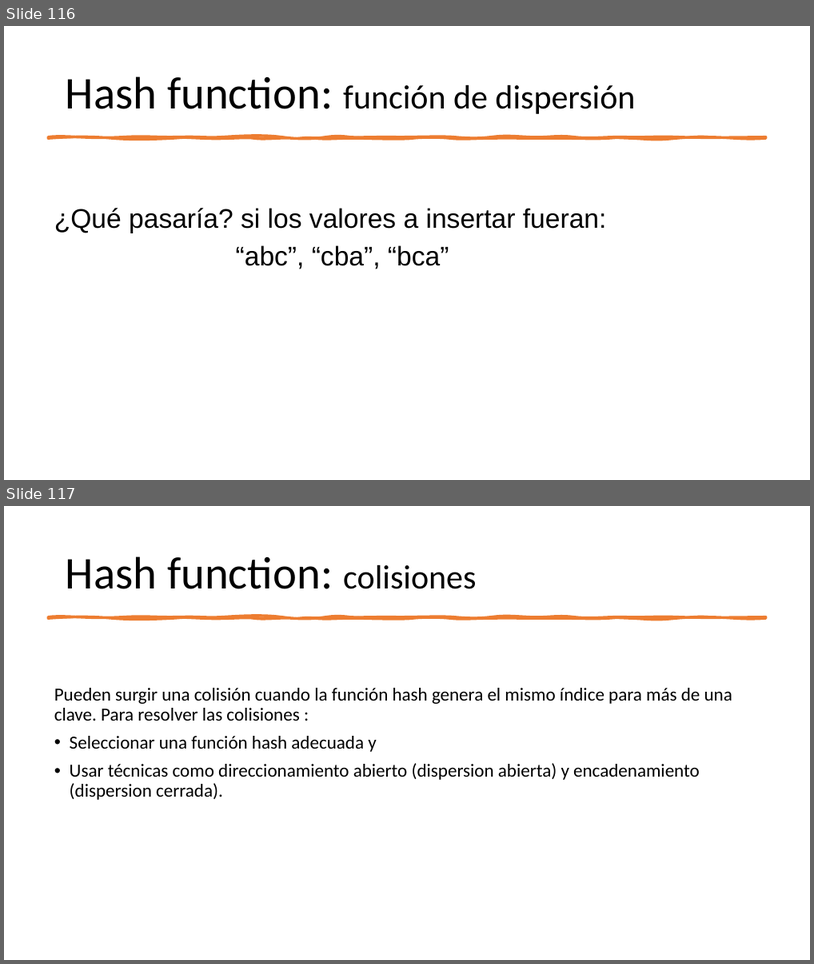
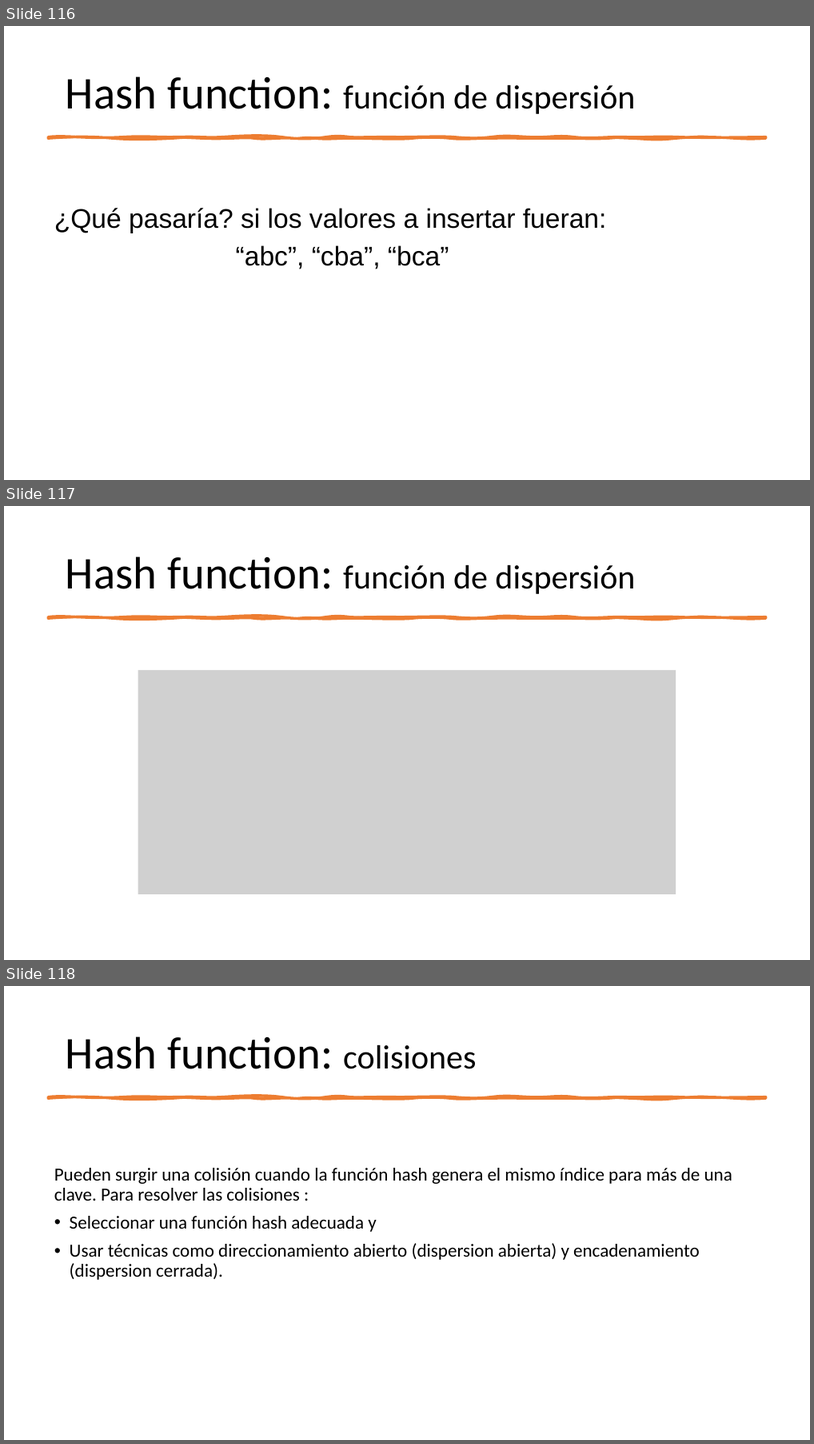
Before and after one commit to ppa-docencia-u/usm-ejemplos-estdatos, a slide deck: presentacion/Estructuras de datos-1.pptx. Shown one above the other, each under a label of ours: slides 116 and 117 before the commit, slides 116, 117 and 118 after it. The pictures are 814x964 and 814x1444 pixels, drawn with LibreOffice and Linux fonts; fonts in the diff are those of the drawing; grey boxes stand for pictures. Boxes give left, top, right and bottom in pixels: in the first picture for what was removed or moved away, otherwise in the second. Text is boxed around its words. In the diff, an @@ line names an element or a change of style, - is before the commit and + after.

```diff
--- a/presentacion/Estructuras de datos-1.pptx
+++ b/presentacion/Estructuras de datos-1.pptx
@@ slide 117 added at (4,506,810,960), background #FFFFFF @@
@@ title added at (66,556,635,594), 40 pt, text #000000 @@
+Hash function: función de dispersión
@@ freeform shape added at (48,616,766,618), fill #ED7D31, outline #ED7D31 3.25 pt @@
@@ picture added at (138,670,677,894) @@
@@ what was slide 117 is now slide 118 @@
```
Also in this commit, not shown: 10 slides changed.
